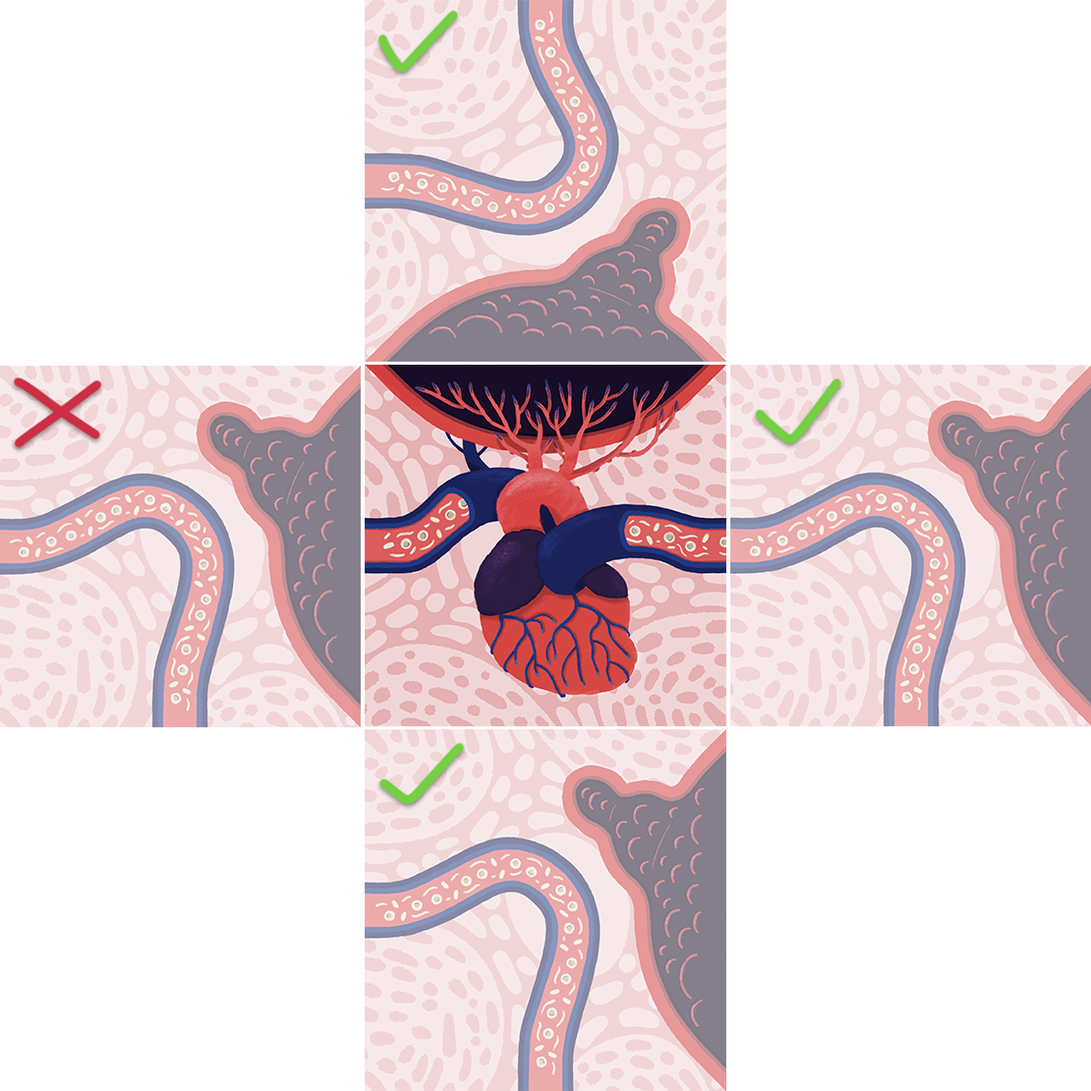
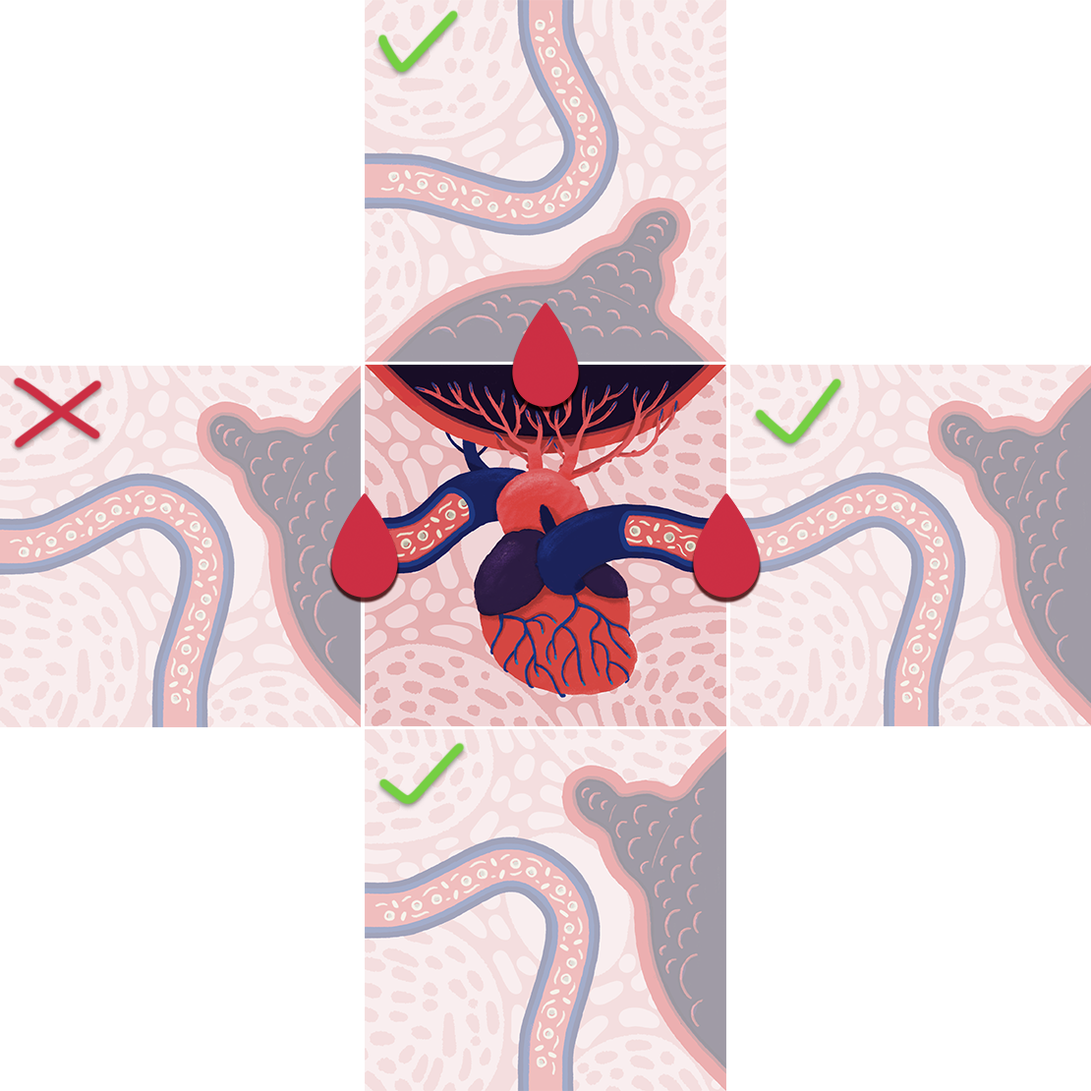
The second 1091×1091 image is a revision of the first. Changes to its layers:
added layer "drop copy 5" above "drop copy 4" over bbox(512, 302, 580, 408)
added layer "drop copy 4" above "drop copy 3" over bbox(693, 493, 761, 598)
added layer "drop copy 3" above "ticks and cross" over bbox(331, 493, 399, 598)
"top": opacity 53% → 41% over bbox(364, 0, 727, 362)
"bottom": opacity 53% → 41% over bbox(364, 729, 727, 1091)
"left": opacity 53% → 41% over bbox(0, 365, 361, 728)
"right": opacity 53% → 41% over bbox(730, 364, 1091, 727)
